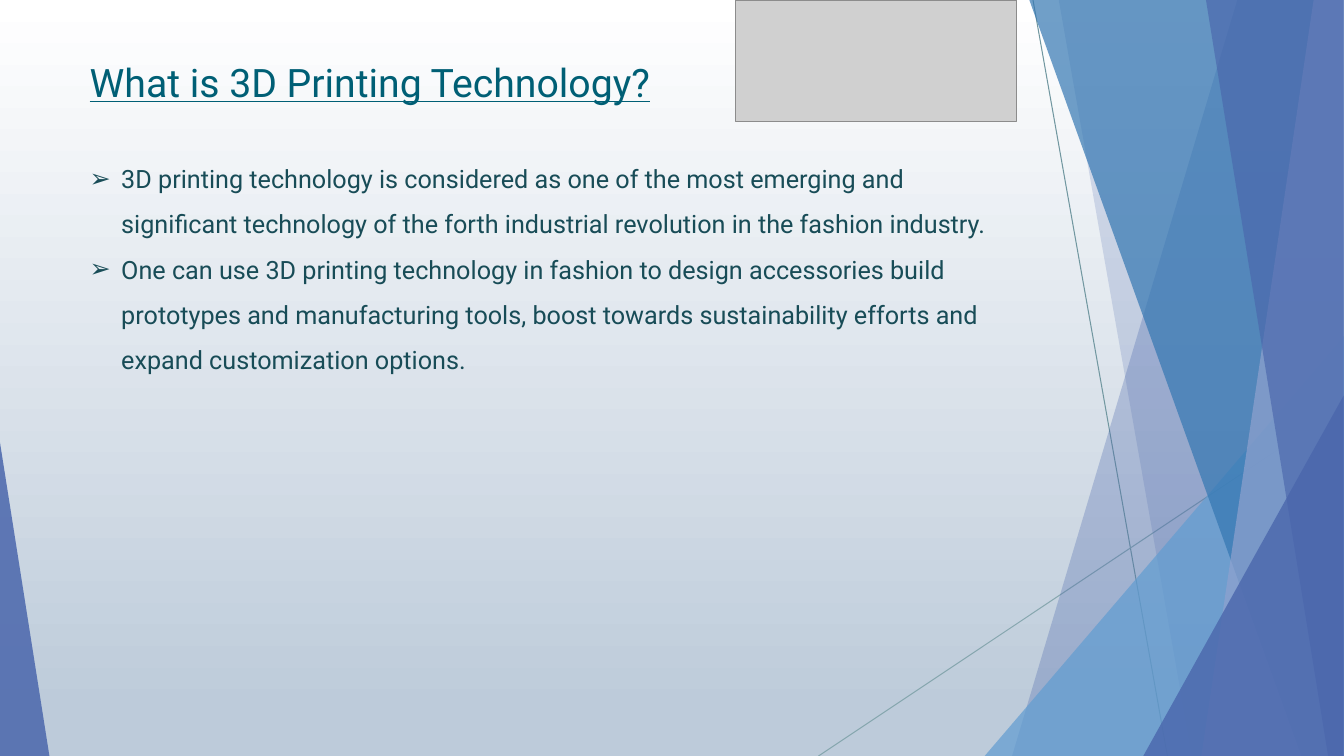
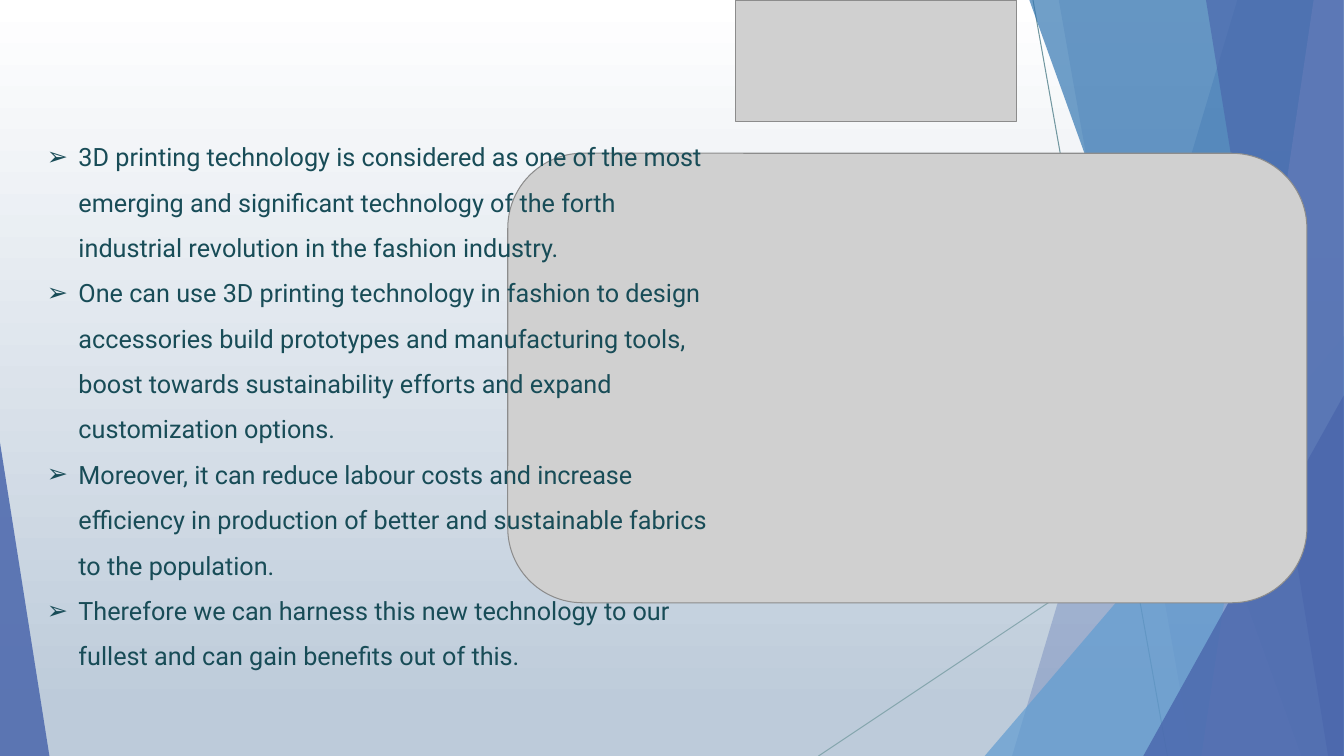
Before and after one commit to subhro1530/Hult-Prize, a slide deck: slide 3 of Demonstration.pptx. Drawn at 1344x756 pixels with LibreOffice and Linux fonts; fonts in the diff are those of the drawing; grey boxes stand for pictures. Boxes give left, top, right and bottom in pixels: in the first picture for what was removed or moved away, otherwise in the second. Text is boxed around its words. In the diff, an @@ line names an element or a change of style, - is before the commit and + after.

```diff
--- a/Demonstration.pptx
+++ b/Demonstration.pptx
@@ text removed at [90, 67, 650, 106] @@
-What is 3D Printing Technology?
@@ text "3D printing technology is considered ...": place and size @@
-text "3D printing technology is considered ..." at [121, 169, 985, 374]
+text "3D printing technology is considered ..." at [78, 147, 706, 671]
@@ picture added at [508, 153, 1308, 603] @@
@@ text at [78, 461, 706, 671]: paragraphs added @@
+➢ Moreover, it can reduce labour costs and increase efficiency in production of better and sustainable fabrics to the population.
+➢ Therefore we can harness this new technology to our fullest and can gain benefits out of this.
```
Also in this commit, not shown: 1 other slide changed, 2 slides added, 2 slides removed.
